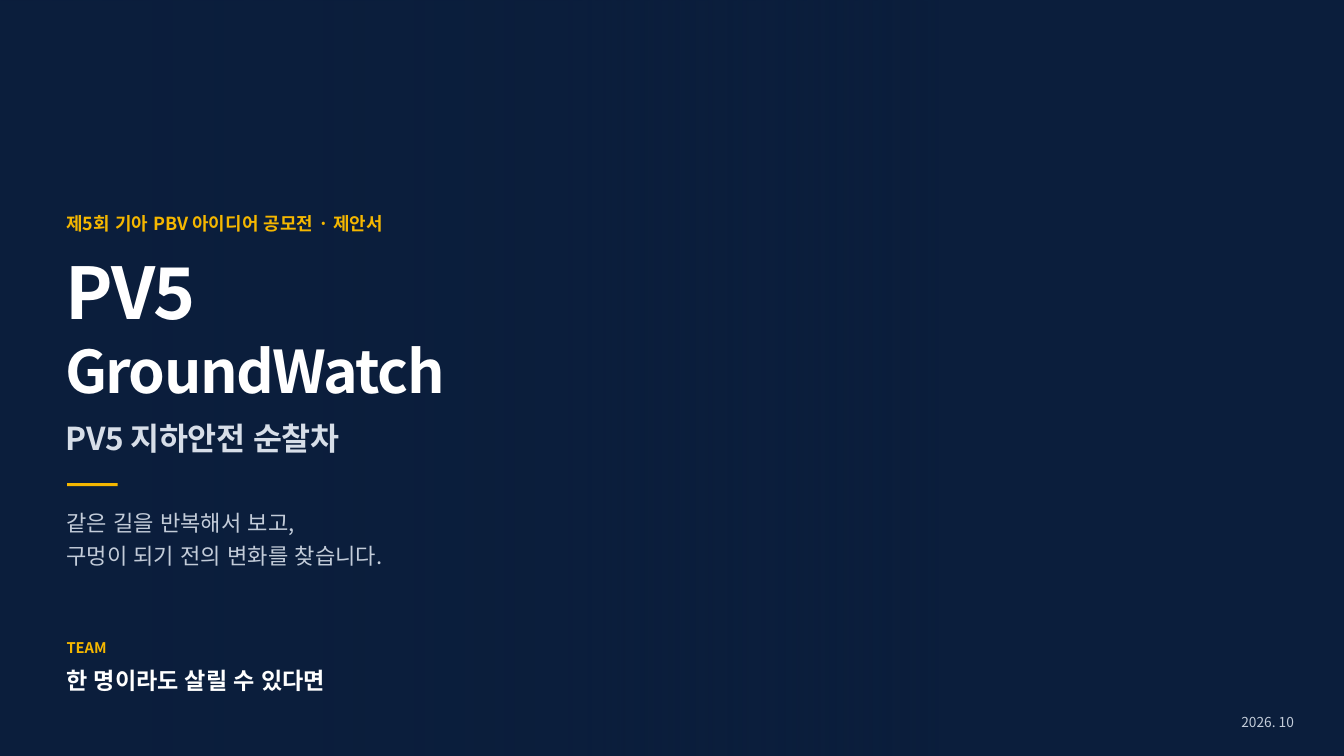
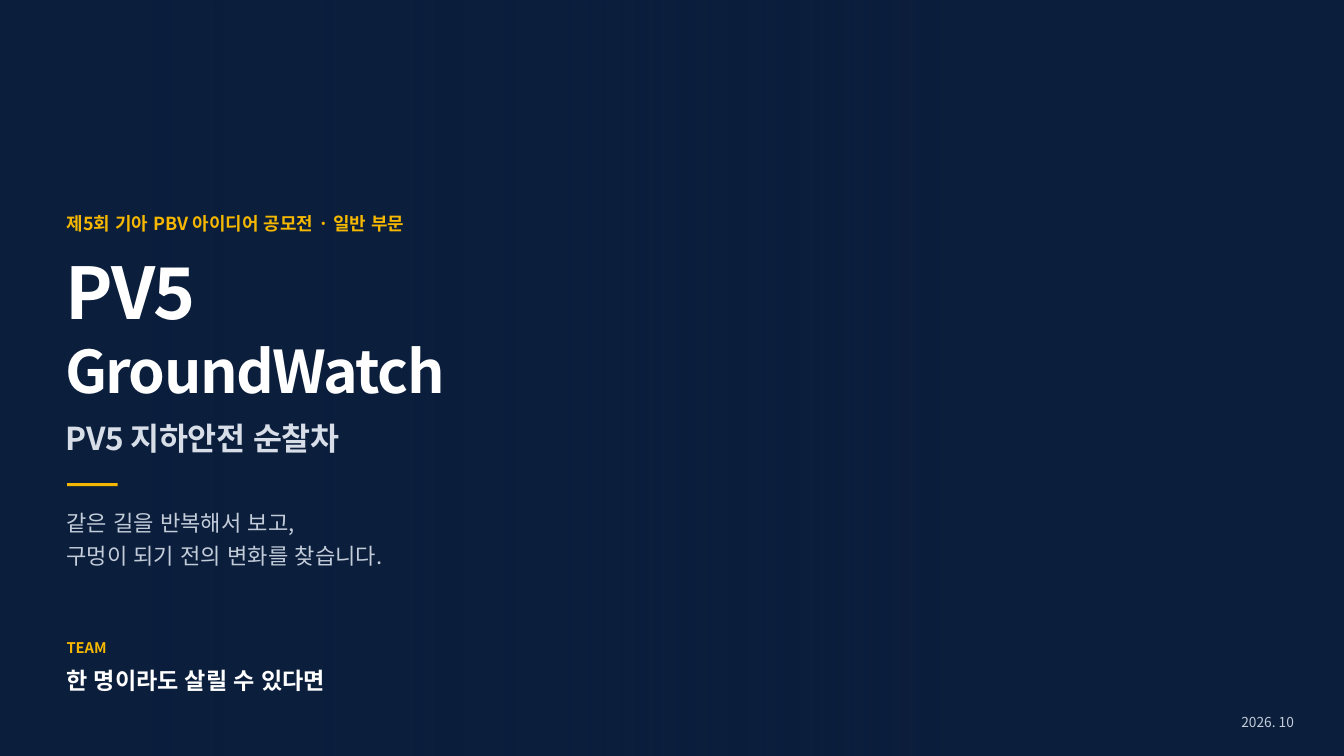
Before and after one commit to woojin-choe/pv5-hose-lab, a slide deck: slide 1 of ppt_all/PV5_GroundWatch_10_22.pptx. Drawn at 1344x756 pixels with LibreOffice and Linux fonts; fonts in the diff are those of the drawing; background and template pictures are left out. Boxes give left, top, right and bottom in pixels: in the first picture for what was removed or moved away, otherwise in the second. Text is boxed around its words. In the diff, an @@ line names an element or a change of style, - is before the commit and + after.

```diff
--- a/ppt_all/PV5_GroundWatch_10_22.pptx
+++ b/ppt_all/PV5_GroundWatch_10_22.pptx
@@ text at [66, 215, 404, 232]: text changed @@
-제5회 기아 PBV 아이디어 공모전 · 제안서
+제5회 기아 PBV 아이디어 공모전 · 일반 부문
```
Also in this commit, not shown: 6 other files.
